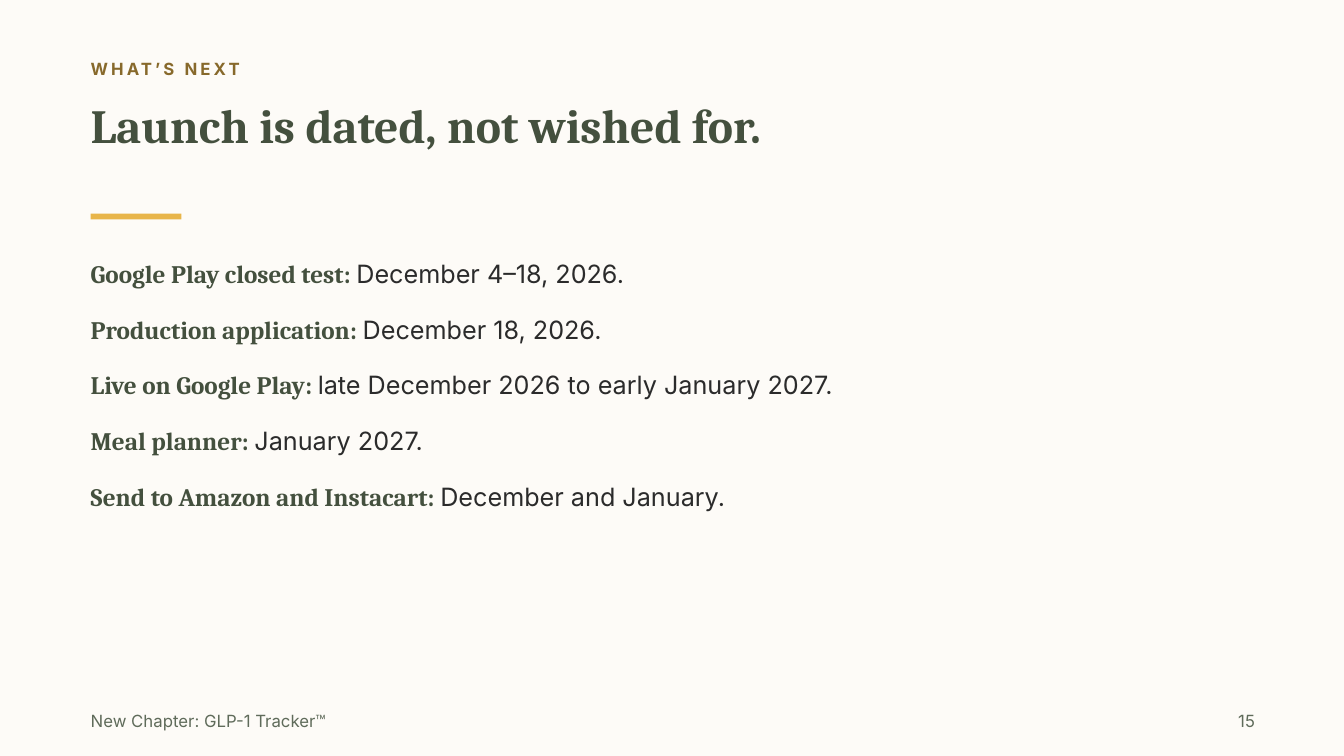
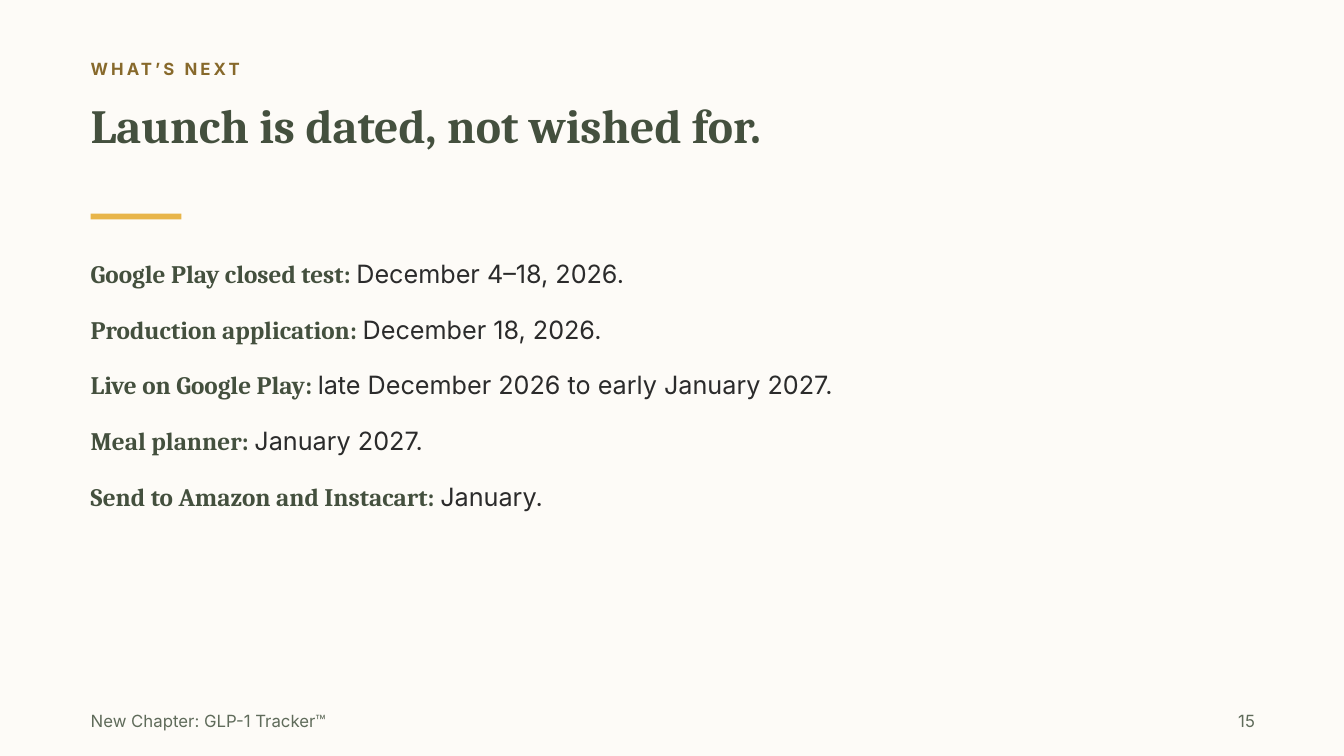
Before and after one commit to Millrjess/millrjess.github.io, a slide deck: slide 15 of assets/presentations/New_Chapter_Executive.pptx. Drawn at 1344x756 pixels with LibreOffice and Linux fonts; fonts in the diff are those of the drawing. Boxes give left, top, right and bottom in pixels: in the first picture for what was removed or moved away, otherwise in the second. Text is boxed around its words. In the diff, an @@ line names an element or a change of style, - is before the commit and + after.

```diff
--- a/assets/presentations/New_Chapter_Executive.pptx
+++ b/assets/presentations/New_Chapter_Executive.pptx
@@ text at bbox=[91, 487, 543, 511]: text changed @@
-Send to Amazon and Instacart: December and January.
+Send to Amazon and Instacart: January.
```
Also in this commit, not shown: 7 other slides changed.
